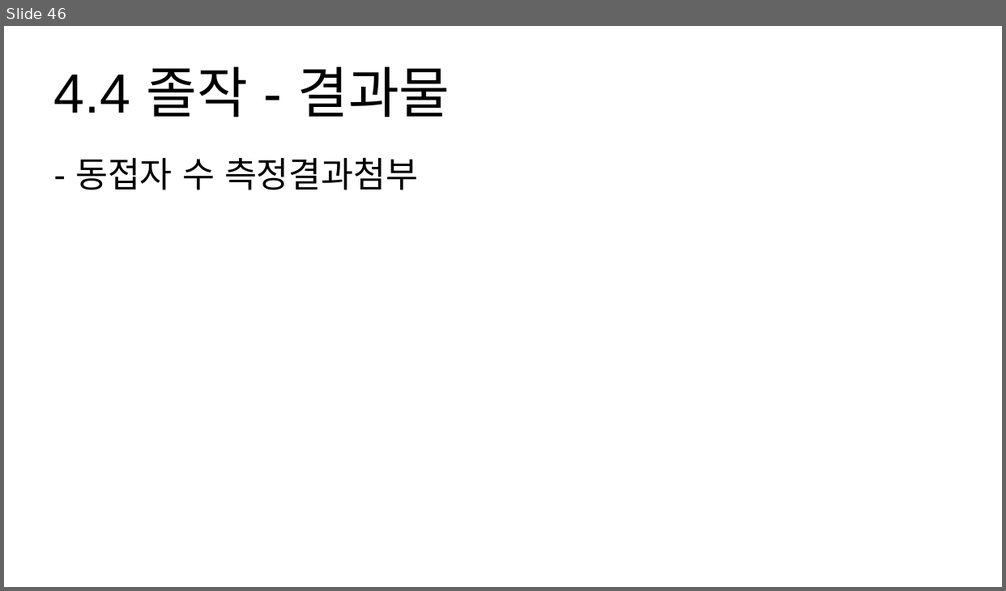
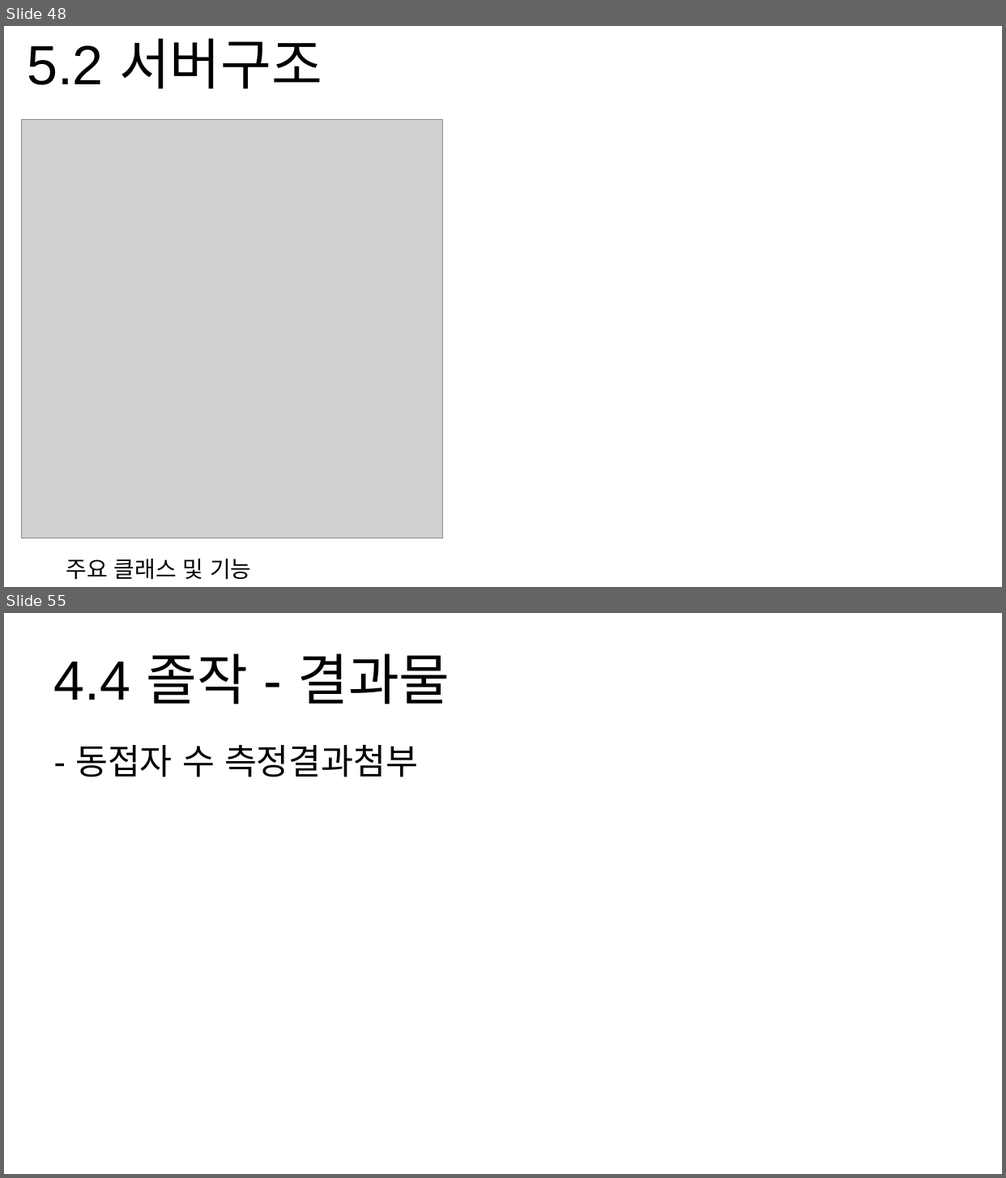
Before and after one commit to hypernagox/FYP_Evergreen, a slide deck: 포트폴리오/서버_최재혁/포트폴리오.pptx. Shown one above the other, each under a label of ours: slide 46 before the commit, slides 48 and 55 after it; the slides between them are not shown. The pictures are 1006x591 and 1006x1178 pixels, drawn with LibreOffice and Linux fonts; fonts in the diff are those of the drawing; grey boxes stand for pictures. Boxes give left, top, right and bottom in pixels: in the first picture for what was removed or moved away, otherwise in the second. Text is boxed around its words. In the diff, an @@ line names an element or a change of style, - is before the commit and + after.

```diff
--- a/포트폴리오/서버_최재혁/포트폴리오.pptx
+++ b/포트폴리오/서버_최재혁/포트폴리오.pptx
@@ slide 48 added at bbox=[4, 26, 1002, 587], background #FFFFFF @@
@@ title added at bbox=[27, 38, 322, 89], 44 pt, text #000000 @@
+5.2 서버구조
@@ picture added at bbox=[21, 119, 442, 538] @@
@@ text added at bbox=[66, 559, 251, 580], 18 pt, text #000000 @@
+주요 클래스 및 기능
@@ what was slide 46 is now slide 55 @@
```
Also in this commit, not shown: 2 slides changed, 8 other slides added.
